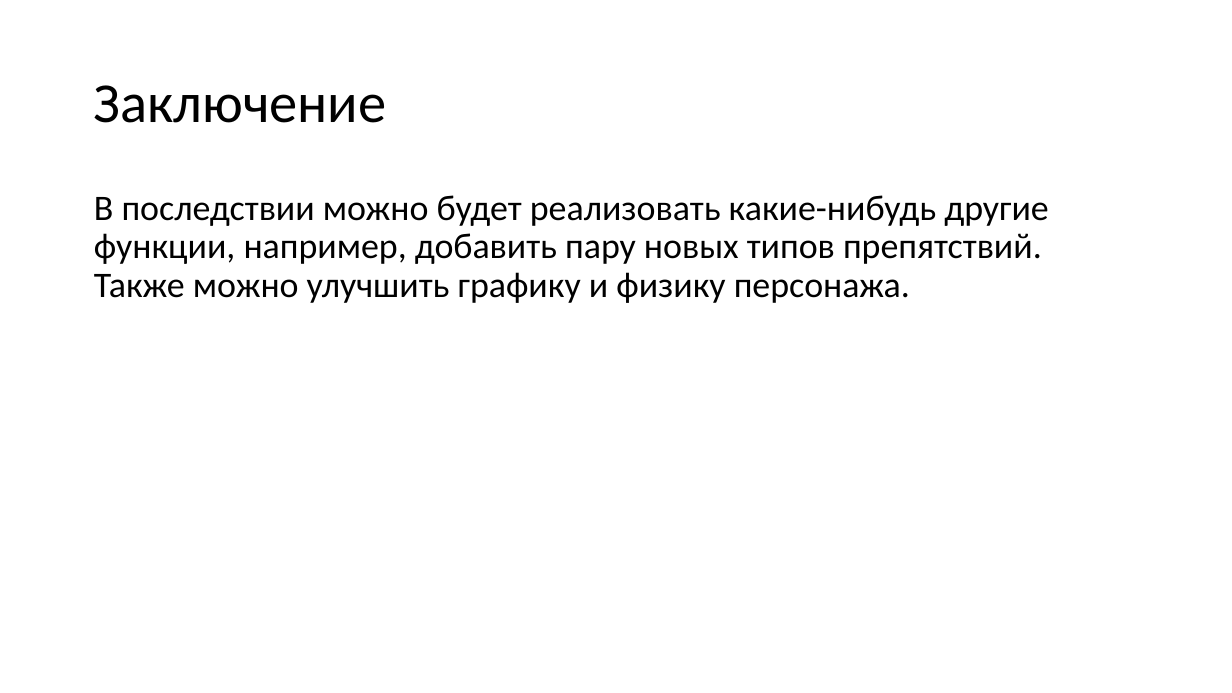
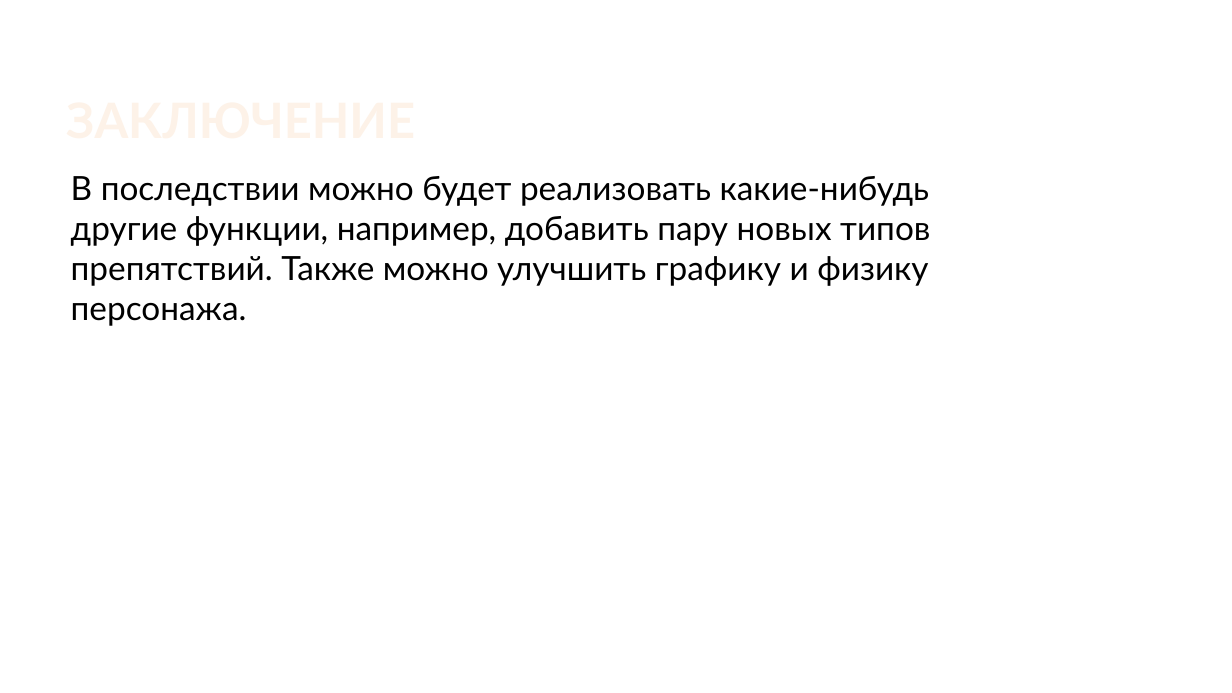
Before and after one commit to AlekseyYasny/PygameProject, a slide deck: slide 4 of Проект pygame -- презентация.pptx. Drawn at 1232x693 pixels with LibreOffice and Linux fonts; fonts in the diff are those of the drawing; background and template pictures are left out. Boxes give left, top, right and bottom in pixels: in the first picture for what was removed or moved away, otherwise in the second. Text is boxed around its words. In the diff, an @@ line names an element or a change of style, - is before the commit and + after.

```diff
--- a/Проект pygame -- презентация.pptx
+++ b/Проект pygame -- презентация.pptx
@@ title "ЗАКЛЮЧЕНИЕ" at (x1=62, y1=32, x2=1038, y2=148): vertical alignment middle to bottom @@
@@ title at (x1=94, y1=85, x2=387, y2=123): text changed; size 44 to 38 pt; font Calibri to Lato; text colour #000000 to gradient #FEF7F1 to #FEF3E8 to #FBCF9C to #F9B94C; bold on @@
-Заключение
+ЗАКЛЮЧЕНИЕ
@@ text "В последствии можно будет реализовать ..." moved from (x1=94, y1=195, x2=1049, y2=303) to (x1=71, y1=176, x2=930, y2=326) @@
@@ text "В последствии можно будет реализовать ..." at (x1=71, y1=176, x2=930, y2=326): size 28 to 26 pt, font Calibri to Lato; line spacing 0.9 to 1; less space between paragraphs @@
```
Also in this commit, not shown: 3 other slides changed.
